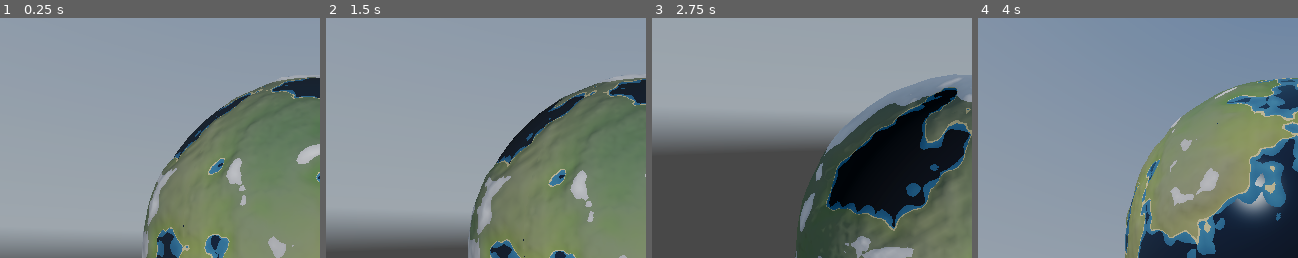
Above: before the commit, frames 1-4 (left to right).
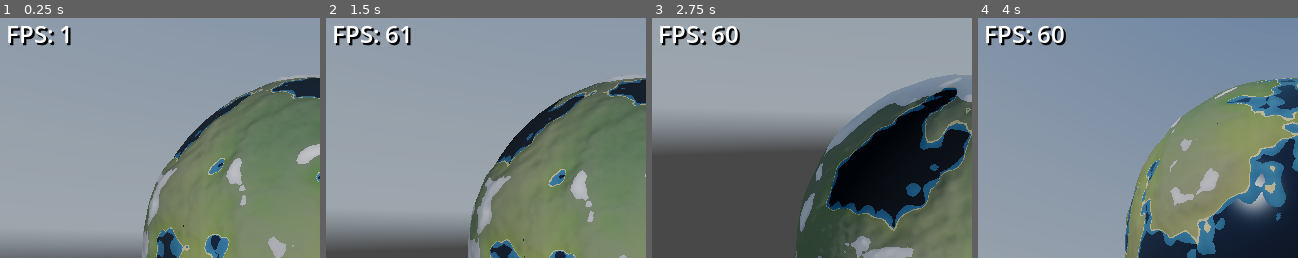
Above: after the commit, the same moments.

Repository: xiaobaibaix/stellar_era_godot
Game: Godot game, scene res://scenes/test_planet.tscn
Two runs of this game, one before a commit and one after it. Both use one fixed random seed, a clock stepped at 60 frames per second and the inputs below. This scene is started directly instead of the project's main scene. A sky picture missing from this copy of the repository is replaced by a grey-blue gradient.
Inputs (mouse positions are % of the whole screen's width and height, from its top left):
- Up to frame 1 (0.25 s): no input
- Up to frame 2 (1.5 s): tap Enter at 0.5 s; move the mouse to (72, 45) at 0.52 s; hold D 0.53-1.25 s; hold Q 0.53-1.25 s; click (72, 45) at 0.67 s; tap Space at 0.77 s; drag from (30, 55) to (45, 70) at 1.27 s
- Up to frame 3 (2.75 s): move the mouse to (60, 28) at 2.02 s; hold D from 2.03 s (still down); tap Shift at 2.1 s
- Up to frame 4 (4 s): release D at 2.75 s; tap Space at 2.75, 3.77 s; drag from (45, 70) to (20, 35) at 2.77 s; move the mouse to (80, 65) at 3.52 s; hold A from 3.53 s (still down); tap Enter at 3.6 s
The pictures show only the part of the screen within x 0-50%, y 2-52%; the shares and areas given below are measured in that part.

The runs differ from the first frame. In frame 1, 0.9% of the frame differs, in the area x 2-23%, y 3-12%; in frame 2, 1.2%; in frame 3, 1.3%; in frame 4, 1.3%, in the area x 2-28%, y 3-12%.

Commit message:
添加了fps显示

Diff:
--- a/scenes/test_planet.tscn
+++ b/scenes/test_planet.tscn
@@ -6,6 +6,7 @@
 [ext_resource type="Script" uid="uid://c18n2n3tlwx8e" path="res://scripts/render/atmosphere_compositor.gd" id="2_hisq8"]
 [ext_resource type="PackedScene" uid="uid://m7jxxg83yibb" path="res://scenes/player.tscn" id="5_216rf"]
 [ext_resource type="Script" uid="uid://l46qfqye6qnc" path="res://scripts/core/camera_focus.gd" id="7_cfocus"]
+[ext_resource type="Script" path="res://scripts/debug/fps_hud.gd" id="8_fps"]
 
 [sub_resource type="PanoramaSkyMaterial" id="PanoramaSkyMaterial_b6b10"]
 panorama = ExtResource("1_cptss")
@@ -22,7 +23,7 @@
 [sub_resource type="CompositorEffect" id="CompositorEffect_4qwjy"]
 resource_local_to_scene = false
 resource_name = ""
-enabled = true
+enabled = false
 effect_callback_type = 4
 needs_motion_vectors = false
 needs_normal_roughness = false
@@ -36,6 +37,9 @@
 script = ExtResource("2_cptss")
 radius = 326.0
 showInset = false
+showAtmosphere = false
+showClouds = false
+showGodrays = false
 
 [node name="TestPlanet" type="Node" unique_id=233593354]
 
@@ -61,3 +65,6 @@
 transform = Transform3D(1, 0, 0, 0, 1, 0, 0, 0, 1, 0, 0, 824.80164)
 omni_range = 4096.0
 omni_attenuation = 0.0
+
+[node name="FPSHUD" type="CanvasLayer" parent="."]
+script = ExtResource("8_fps")
--- /dev/null
+++ b/scripts/debug/fps_hud.gd
@@ -0,0 +1,21 @@
+## 调试 FPS HUD: 挂到场景里的 CanvasLayer 上即可, _ready 自动建 Label, 每帧刷 FPS。
+## 用法: 场景加一个 CanvasLayer 节点, script 挂本文件; 或代码 FPSHud.new() + add_child。
+extends CanvasLayer
+
+var _label: Label
+
+
+func _ready() -> void:
+	_label = Label.new()
+	_label.name = "FPSLabel"
+	_label.position = Vector2(8, 8)
+	_label.add_theme_font_size_override("font_size", 24)
+	_label.add_theme_color_override("font_color", Color.WHITE)
+	_label.add_theme_color_override("font_shadow_color", Color.BLACK)
+	_label.add_theme_constant_override("shadow_offset_x", 2)
+	_label.add_theme_constant_override("shadow_offset_y", 2)
+	add_child(_label)
+
+
+func _process(_delta: float) -> void:
+	_label.text = "FPS: %d" % Engine.get_frames_per_second()
Not shown, added: scripts/debug/fps_hud.gd.uid
